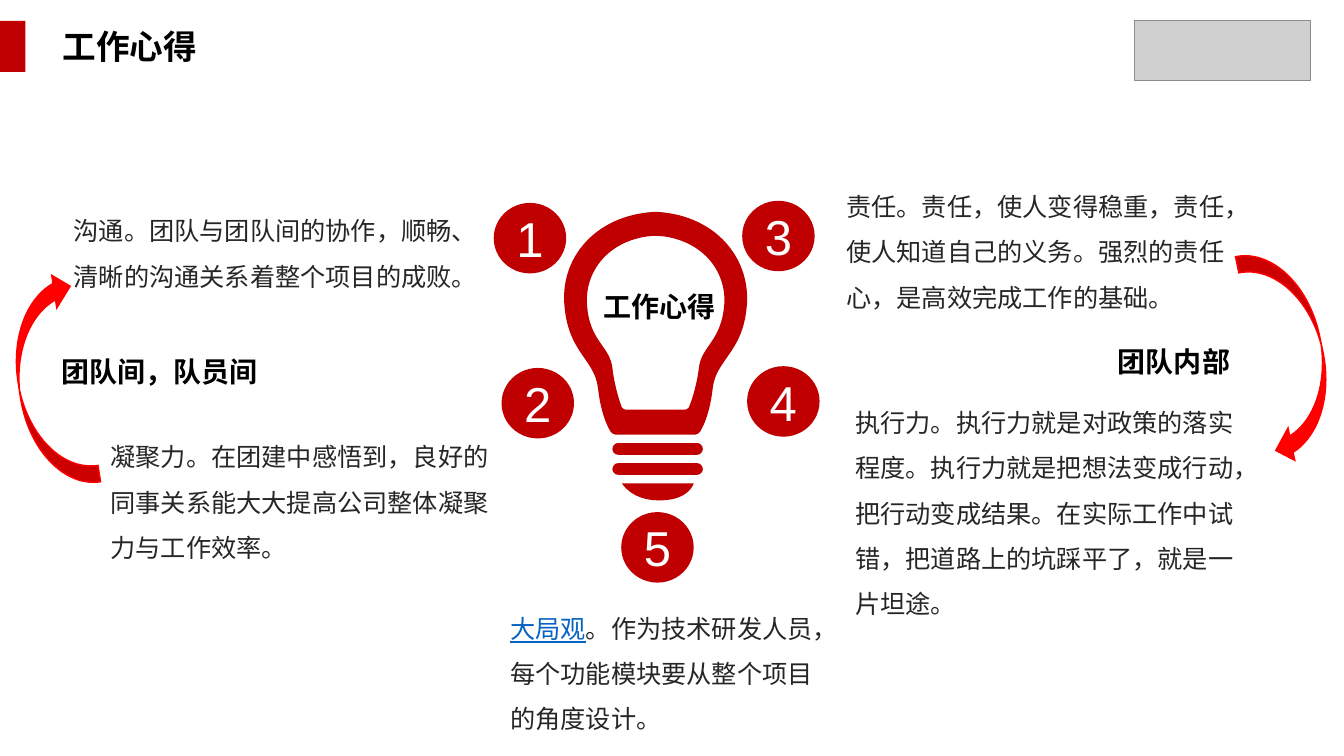
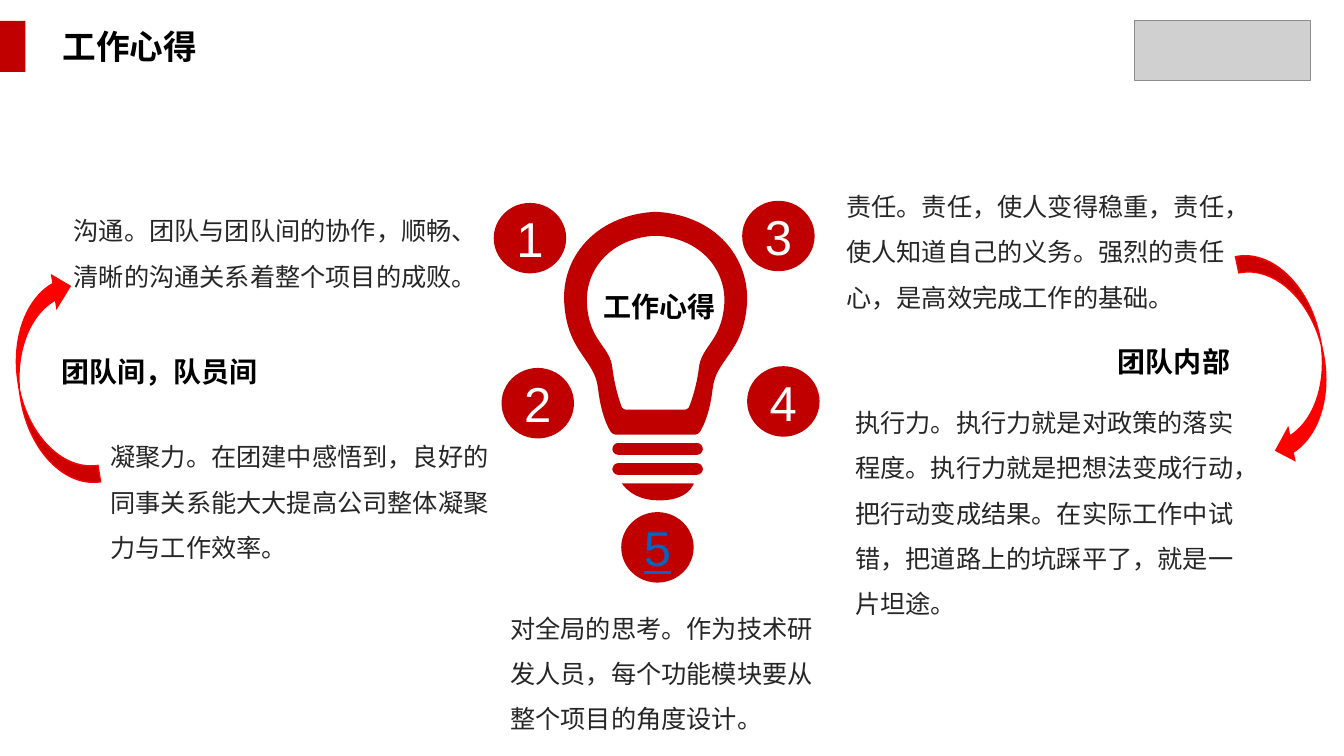
Before and after one commit to WakingFox/myself, a slide deck: slide 16 of 转正述职/王贵成转正述职报告.pptx. Drawn at 1344x756 pixels with LibreOffice and Linux fonts; fonts in the diff are those of the drawing; grey boxes stand for pictures; background and template pictures are left out. Boxes give left, top, right and bottom in pixels: in the first picture for what was removed or moved away, otherwise in the second. Text is boxed around its words. In the diff, an @@ line names an element or a change of style, - is before the commit and + after.

```diff
--- a/转正述职/王贵成转正述职报告.pptx
+++ b/转正述职/王贵成转正述职报告.pptx
@@ ellipse "5" at (621, 512, 694, 583): text colour #FFFFFF to #0563C1, underline on @@
@@ text at (510, 616, 812, 730): text changed @@
-大局观。作为技术研发人员，每个功能模块要从整个项目的角度设计。
+对全局的思考。作为技术研发人员，每个功能模块要从整个项目的角度设计。
```
Also in this commit, not shown: 5 other slides changed, 1 other file.
